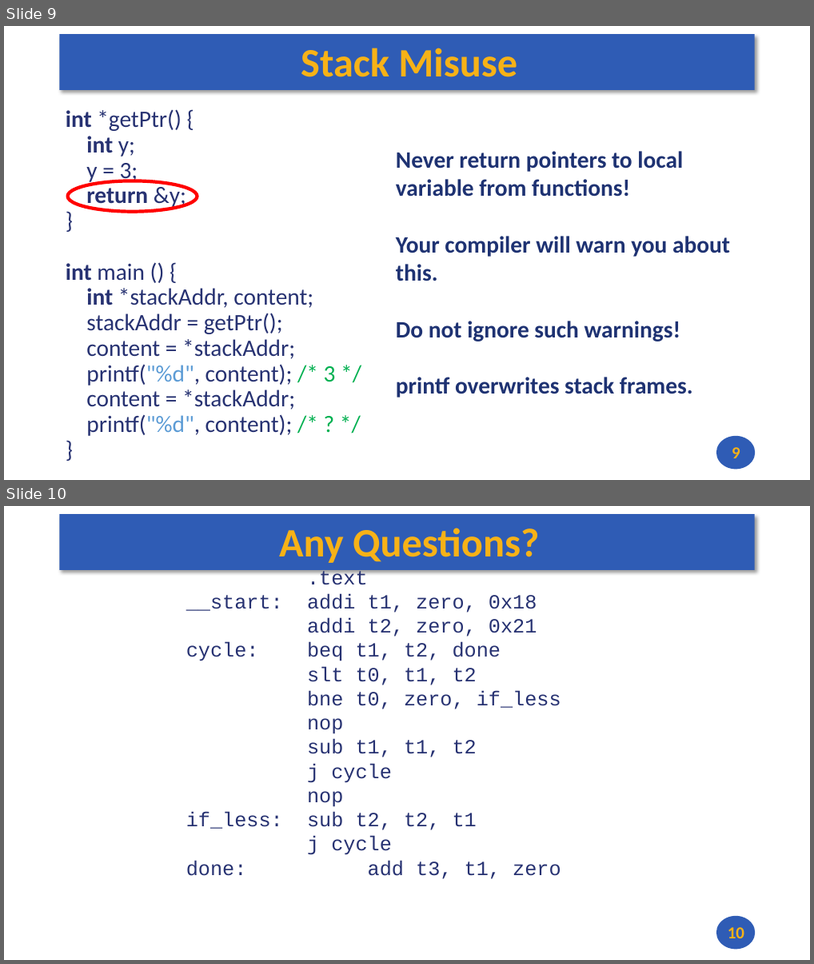
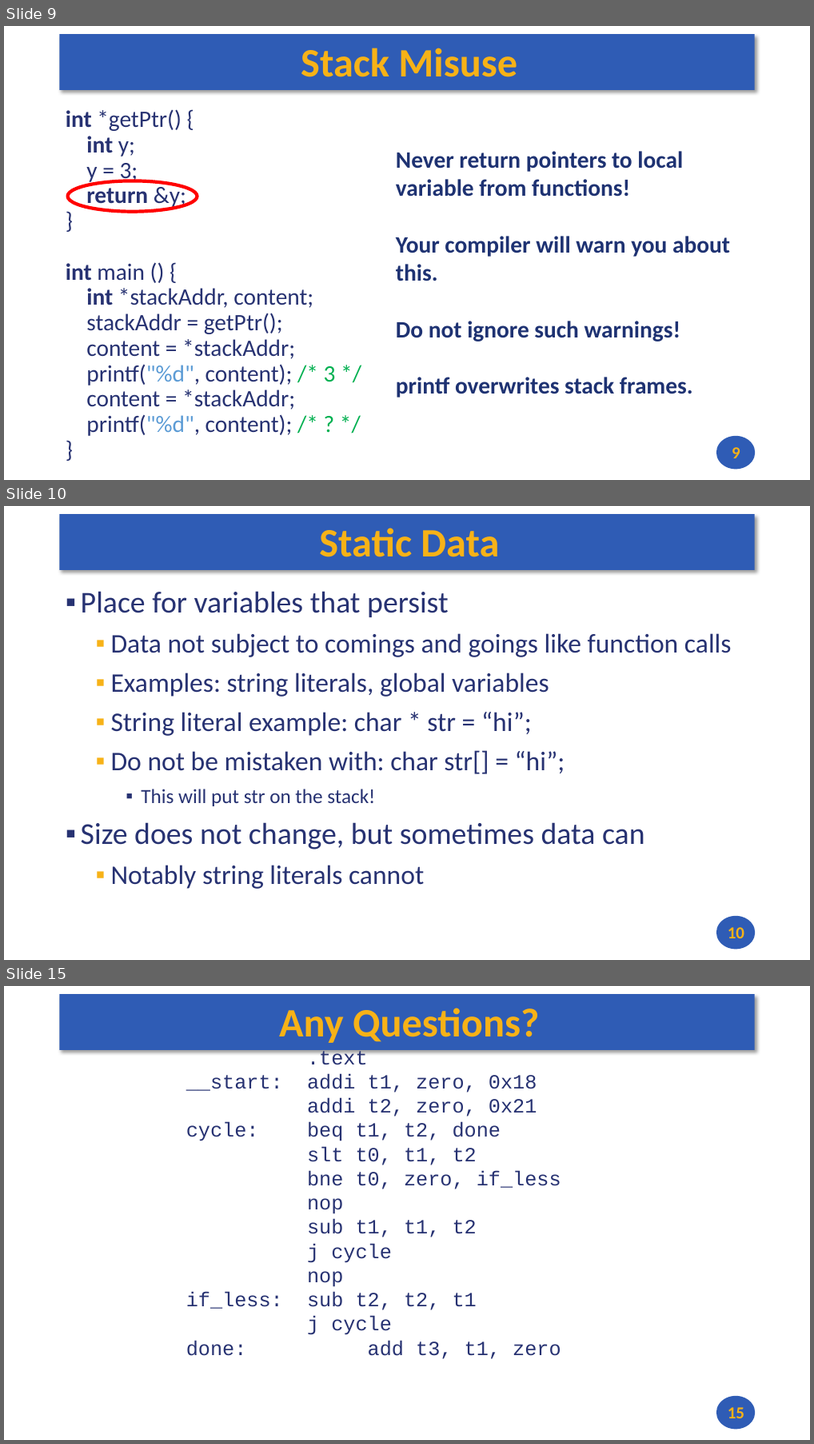
Before and after one commit to andrewt0301/hse-acos-course, a slide deck: docs/part2os/02_C/OS_Lecture_02.pptx. Shown one above the other, each under a label of ours: slides 9 and 10 before the commit, slides 9, 10 and 15 after it; the slides between them are not shown. The pictures are 814x964 and 814x1444 pixels, drawn with LibreOffice and Linux fonts; fonts in the diff are those of the drawing. Boxes give left, top, right and bottom in pixels: in the first picture for what was removed or moved away, otherwise in the second. Text is boxed around its words. In the diff, an @@ line names an element or a change of style, - is before the commit and + after.

```diff
--- a/docs/part2os/02_C/OS_Lecture_02.pptx
+++ b/docs/part2os/02_C/OS_Lecture_02.pptx
@@ slide 10 added at (x1=4, y1=506, x2=810, y2=960), background #FFFFFF; not listed: 2 template elements that a slide beside it also shows @@
@@ title added at (x1=319, y1=528, x2=499, y2=557), 48 pt, text #F7B217, bold @@
+Static Data
@@ text added at (x1=81, y1=591, x2=732, y2=888), 32 pt, text #273272 @@
+▪ Place for variables that persist
+  ▪ Data not subject to comings and goings like function calls
+  ▪ Examples: string literals, global variables
+  ▪ String literal example: char * str = “hi”;
+  ▪ Do not be mistaken with: char str[] = “hi”;
+    ▪ This will put str on the stack!
+▪ Size does not change, but sometimes data can
+  ▪ Notably string literals cannot
@@ page number added at (x1=728, y1=927, x2=745, y2=938), 20 pt, text #F7B217, bold @@
+10
@@ what was slide 10 is now slide 15 @@
@@ page number at (x1=728, y1=1407, x2=745, y2=1418): text changed @@
-10
+15
```
Also in this commit, not shown: 4 other slides added, 2 other files.
